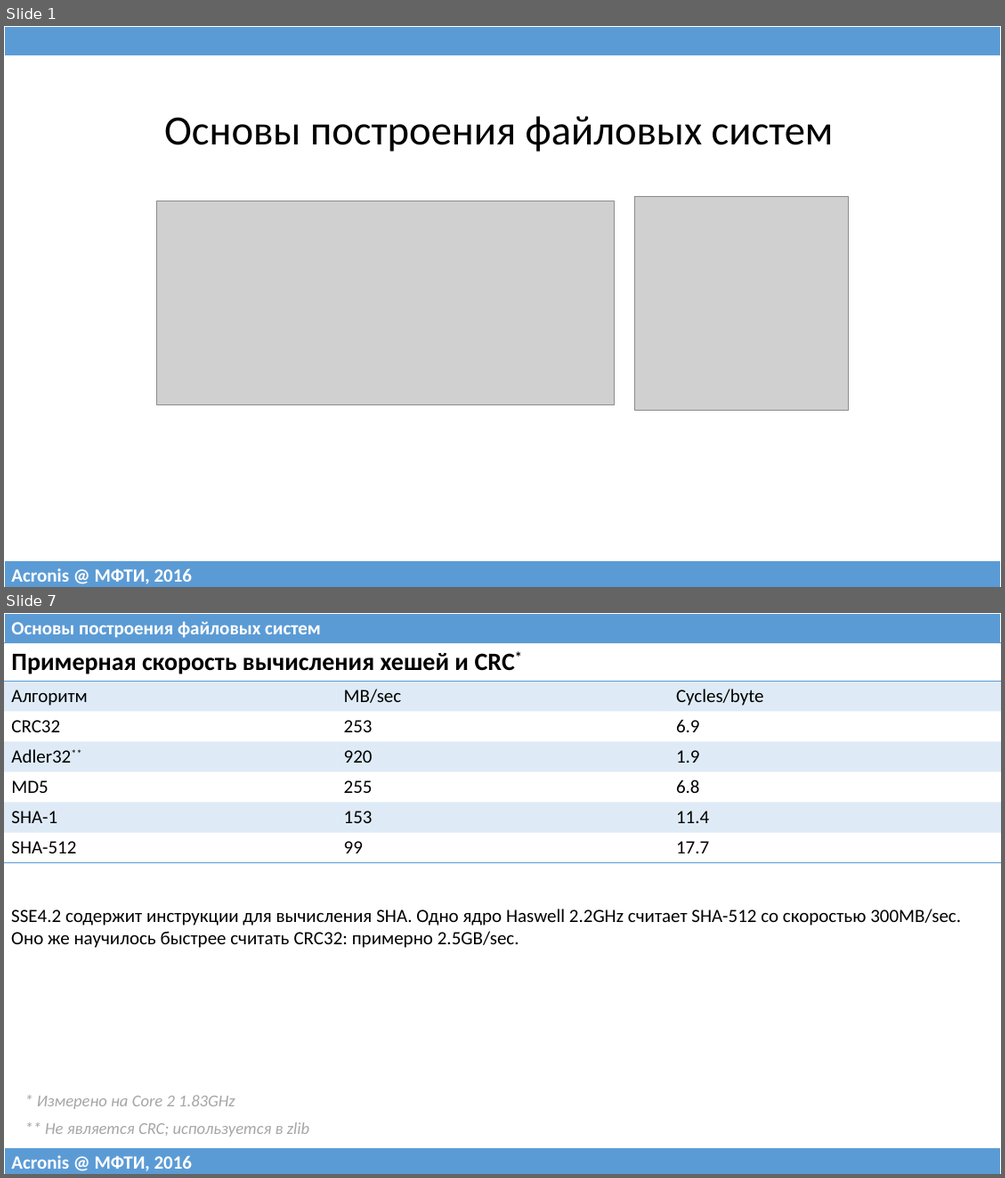
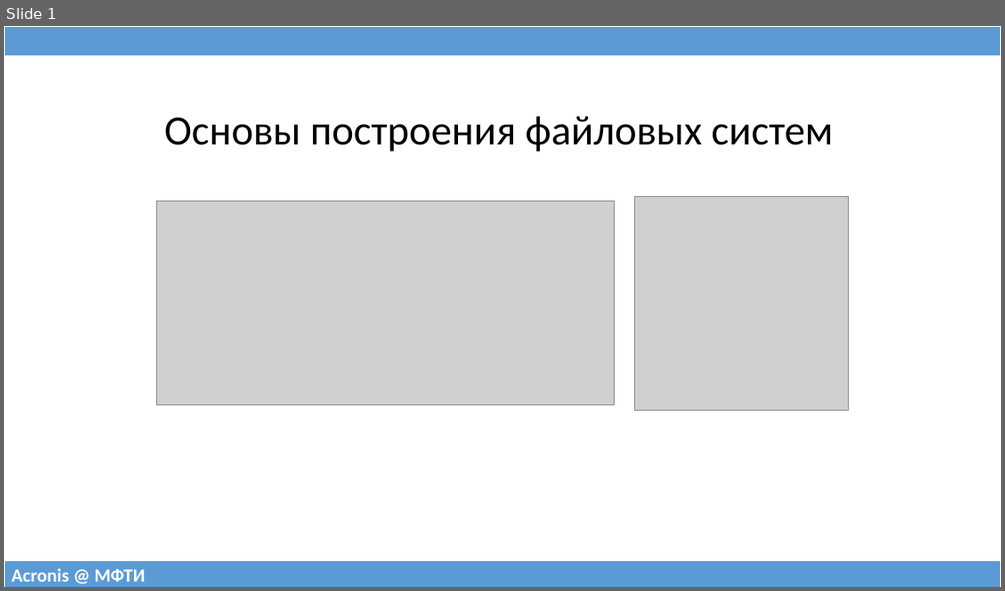
Before and after one commit to 75cc8545e7b021ed280ed0ef99fc7fc4/filesystems-101, a slide deck: talks/src/class06.pptx. Shown one above the other, each under a label of ours: slides 1 and 7 before the commit, slide 1 after it; the slides between them are not shown. The pictures are 1005x1178 and 1005x591 pixels, drawn with LibreOffice and Linux fonts; fonts in the diff are those of the drawing; grey boxes stand for pictures. Boxes give left, top, right and bottom in pixels: in the first picture for what was removed or moved away, otherwise in the second. Text is boxed around its words. In the diff, an @@ line names an element or a change of style, - is before the commit and + after.

```diff
--- a/talks/src/class06.pptx
+++ b/talks/src/class06.pptx
@@ slide 7 removed at [4,613,1001,1174], background #FFFFFF @@
@@ table removed at [4,613,1001,643], 1 rows, 1 columns @@
-Основы построения файловых систем
@@ table removed at [4,643,1000,860], 7 rows, 3 columns @@
-Примерная скорость вычисления хешей и CRC* |  | 
-Алгоритм | MB/sec | Cycles/byte
-CRC32 | 253 | 6.9
-Adler32** | 920 | 1.9
-MD5 | 255 | 6.8
-SHA-1 | 153 | 11.4
-SHA-512 | 99 | 17.7
@@ text removed at [11,908,961,948] @@
-SSE4.2 содержит инструкции для вычисления SHA. Одно ядро Haswell 2.2GHz считает SHA-512 со скоростью 300MB/sec.
-Оно же научилось быстрее считать CRC32: примерно 2.5GB/sec.
@@ text removed at [37,1094,235,1109] @@
-* Измерено на Core 2 1.83GHz
@@ text removed at [45,1122,309,1136] @@
-** Не является CRC; используется в zlib
@@ table removed at [4,1147,1001,1174], 1 rows, 1 columns @@
-Acronis @ МФТИ, 2016
@@ slide 1 changed as well @@
@@ table at [4,560,1001,587] @@
-row 1, column 1: Acronis @ МФТИ, 2016
+row 1, column 1: Acronis @ МФТИ
```
Also in this commit, not shown: 8 other slides changed, 14 slides added, 3 other slides removed, 1 other file.
